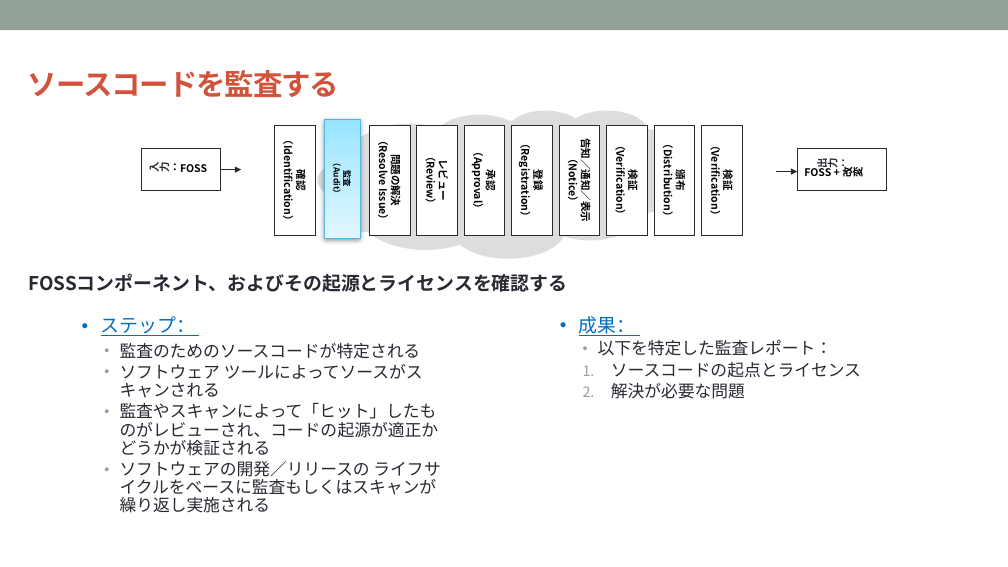
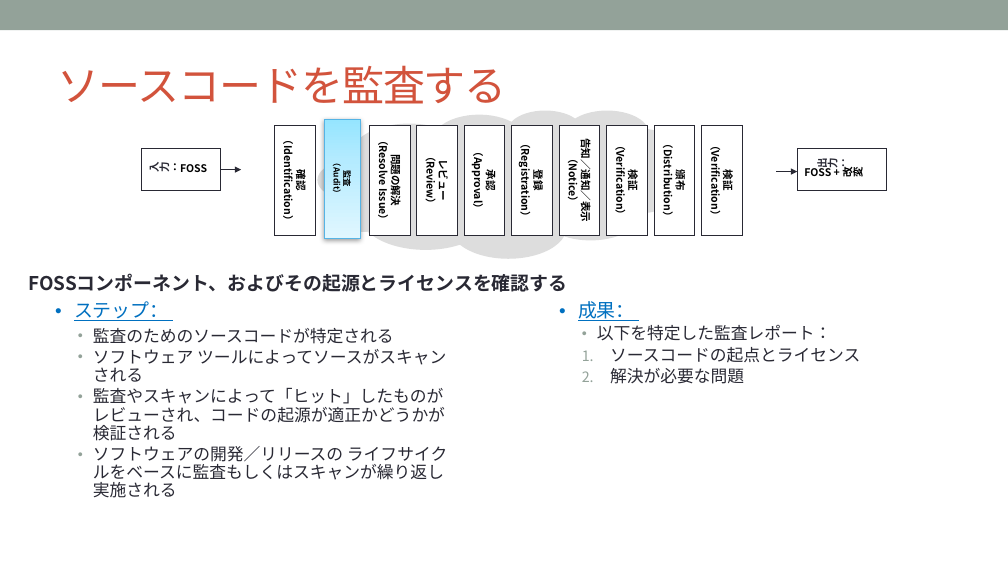
Before and after one commit to OpenChain-Project/Curriculum-Translation-JP, a slide deck: slide 59 of REVIEW/Version_for_v1.1/openchain-curriculum-for-1-1_JP_review_tani.pptx (slide 60 before the commit). Drawn at 1008x567 pixels with LibreOffice and Linux fonts; fonts in the diff are those of the drawing; background and template pictures are left out. Boxes give left, top, right and bottom in pixels: in the first picture for what was removed or moved away, otherwise in the second. Text is boxed around its words. In the diff, an @@ line names an element or a change of style, - is before the commit and + after.

```diff
--- a/REVIEW/Version_for_v1.1/openchain-curriculum-for-1-1_JP_review_tani.pptx
+++ b/REVIEW/Version_for_v1.1/openchain-curriculum-for-1-1_JP_review_tani.pptx
@@ text "ソースコードを監査する" moved from (x1=28, y1=70, x2=339, y2=97) to (x1=58, y1=65, x2=507, y2=104) @@
@@ text "ソースコードを監査する" at (x1=58, y1=65, x2=507, y2=104): size 28 to 40 pt, bold off @@
@@ text "ステップ：" rewrapped from (x1=101, y1=316, x2=440, y2=513) to (x1=74, y1=301, x2=448, y2=498) @@
@@ text "成果：" moved from (x1=579, y1=316, x2=861, y2=399) to (x1=578, y1=301, x2=860, y2=384) @@
```
Also in this commit, not shown: 46 other slides changed, 2 slides removed.
